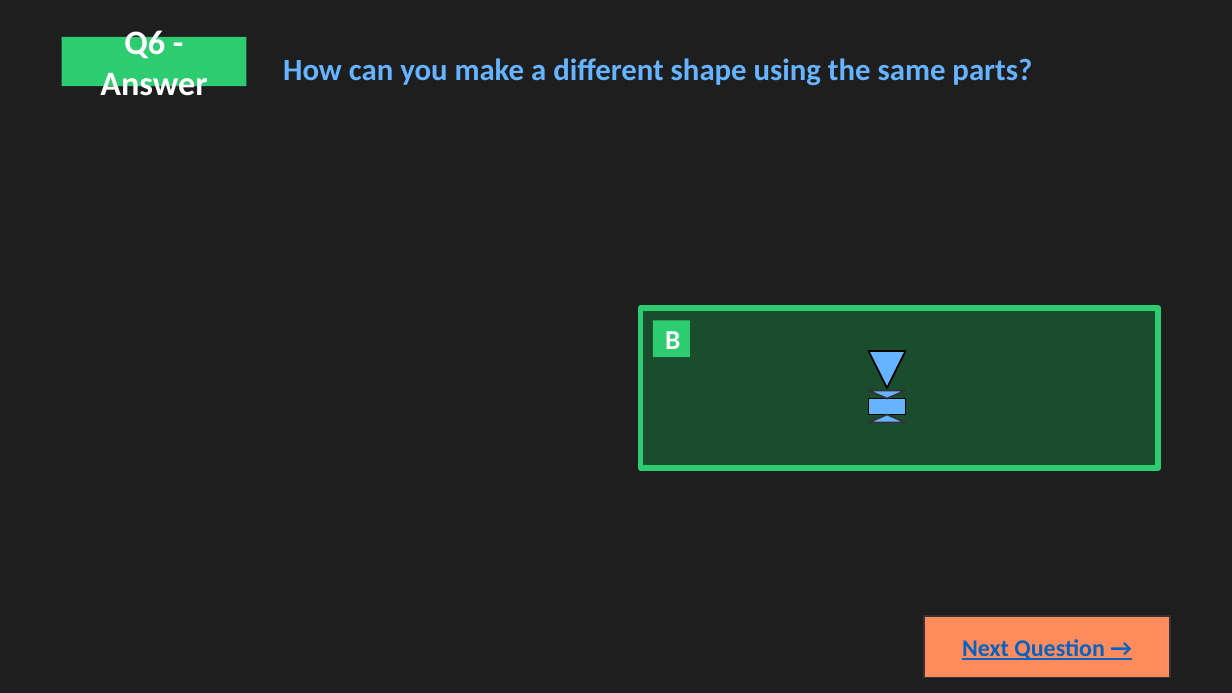
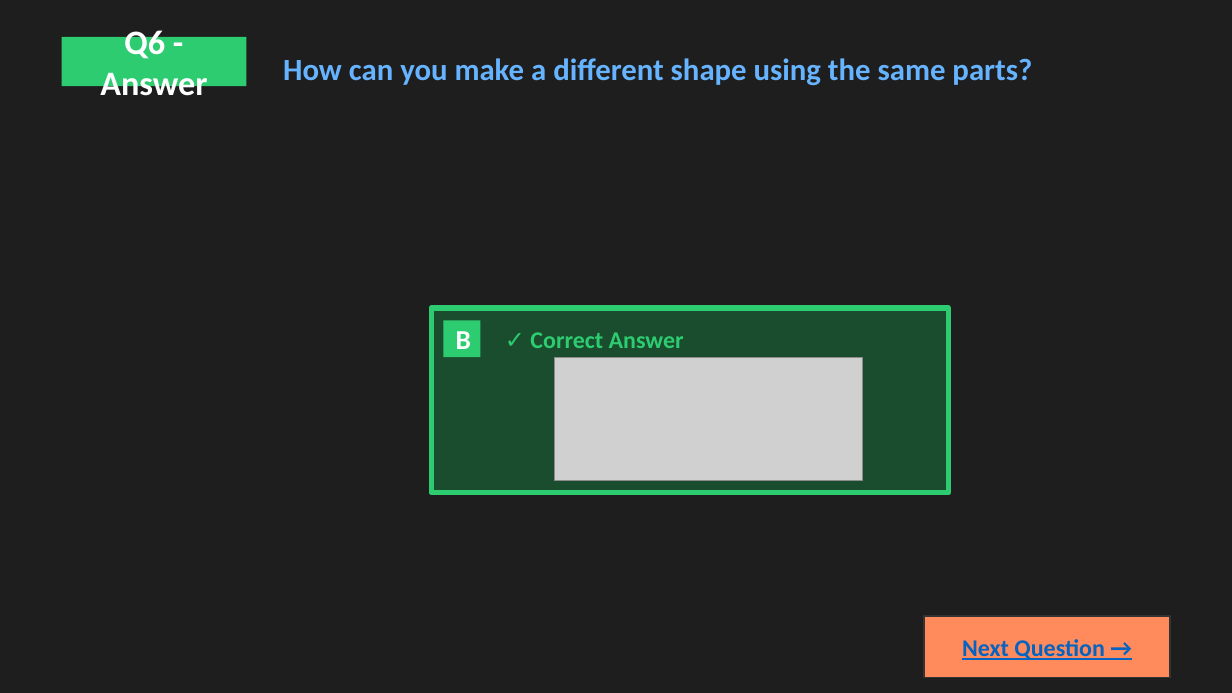
Before and after one commit to Regalx1/Math1-Quiz-Powerpoint, a slide deck: slide 12 of math-shapes-quiz-complete.pptx. Drawn at 1232x693 pixels with LibreOffice and Linux fonts; fonts in the diff are those of the drawing; grey boxes stand for pictures. Boxes give left, top, right and bottom in pixels: in the first picture for what was removed or moved away, otherwise in the second. Text is boxed around its words. In the diff, an @@ line names an element or a change of style, - is before the commit and + after.

```diff
--- a/math-shapes-quiz-complete.pptx
+++ b/math-shapes-quiz-complete.pptx
@@ rectangle: place and size @@
-rectangle at [641,308,1158,468]
+rectangle at [431,308,949,493]
@@ rectangle "B": place and size @@
-rectangle "B" at [653,320,690,357]
+rectangle "B" at [444,320,480,357]
@@ text added at [530,332,684,348], 14 pt, text #2ECC71, bold @@
+✓ Correct Answer
@@ picture added at [554,357,862,480] @@
@@ triangle removed at [869,351,906,388] @@
@@ rectangle removed at [869,399,906,415] @@
@@ triangle removed at [869,391,906,398] @@
@@ triangle removed at [869,414,906,421] @@
```
Also in this commit, not shown: 3 other slides changed, 10 other files.
